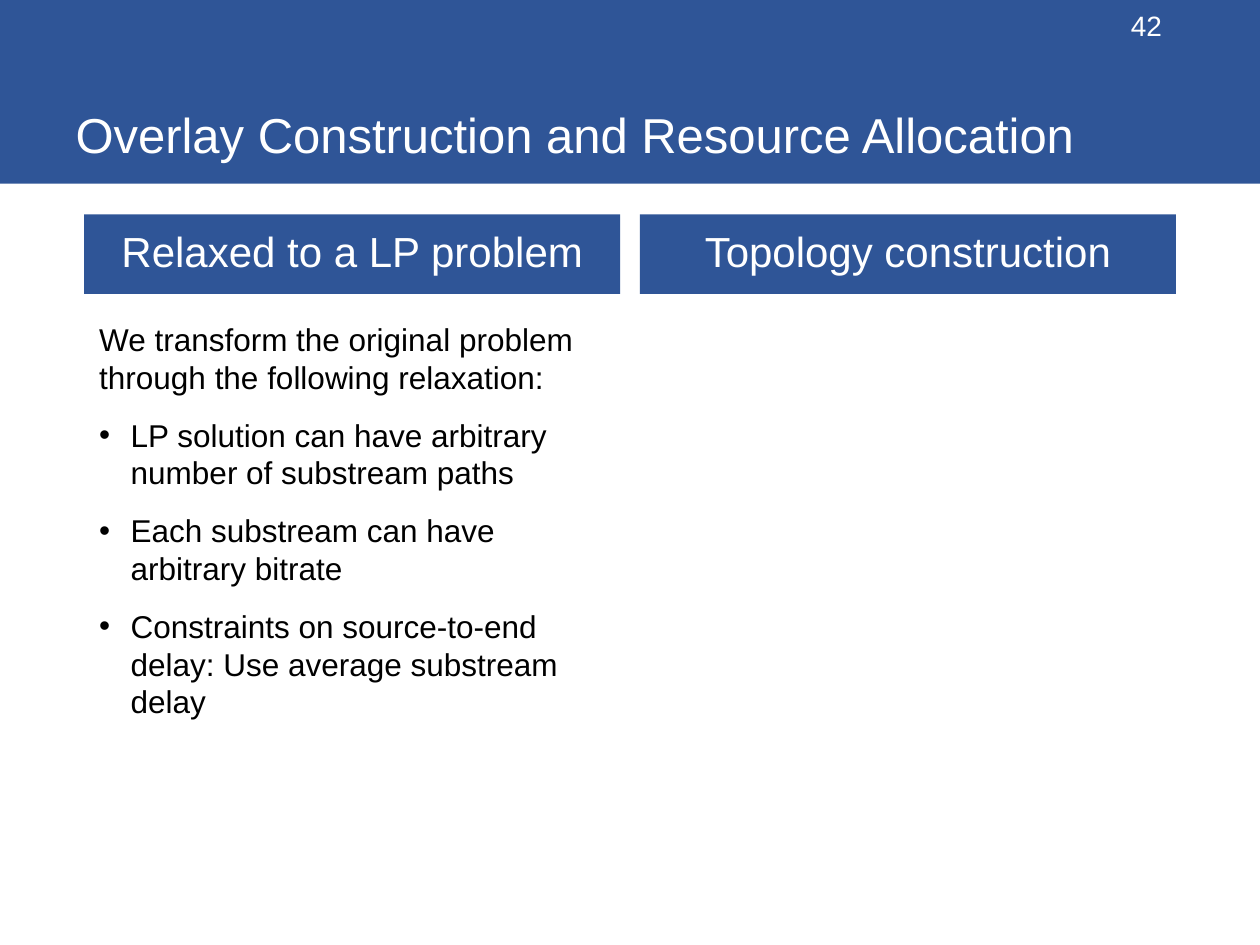
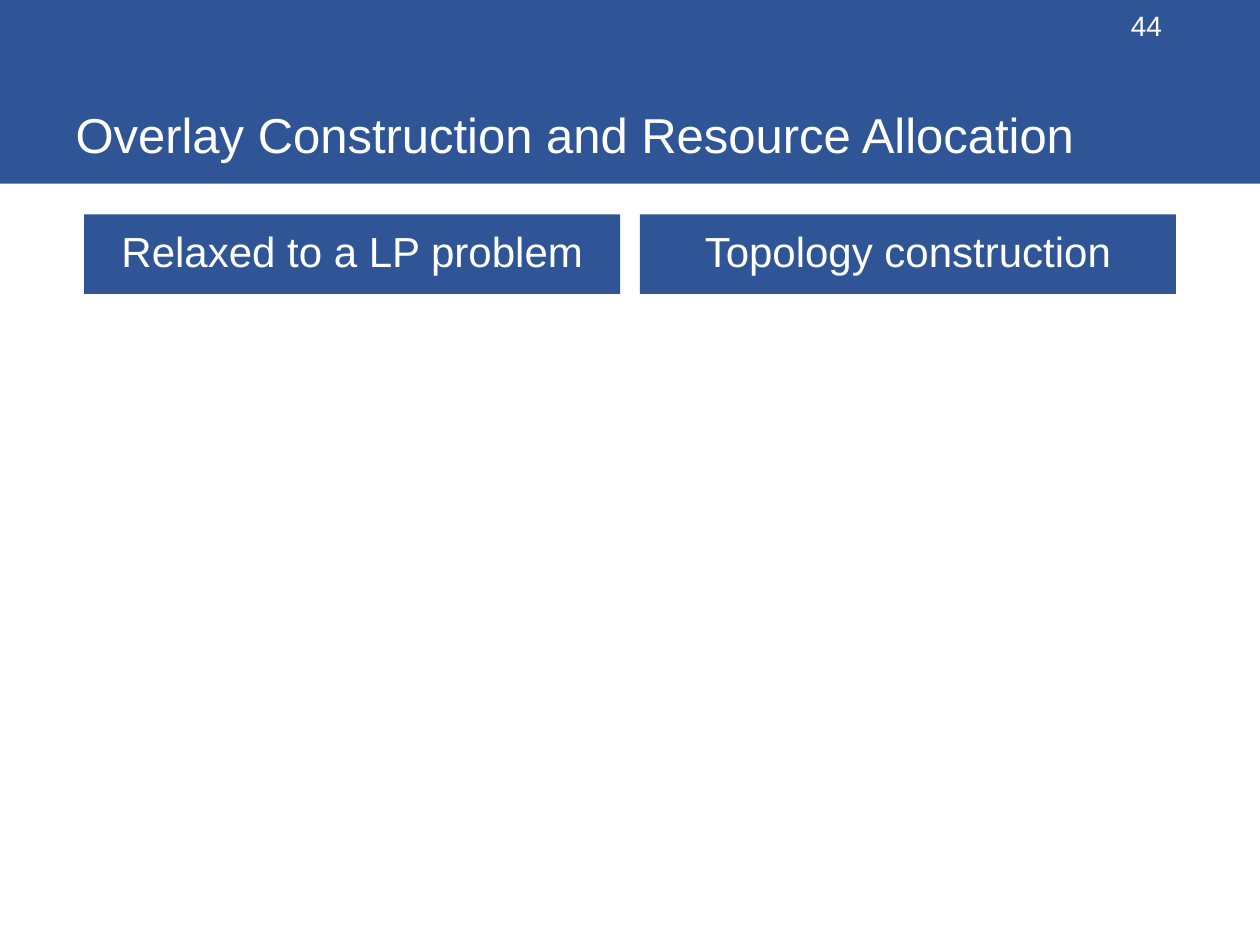
Before and after one commit to changzhangyu/changzhangyu.github.io, a slide deck: slide 44 of files/thesis/thesis.pptx (slide 42 before the commit). Drawn at 1260x945 pixels with LibreOffice and Linux fonts; fonts in the diff are those of the drawing; grey boxes stand for pictures. Boxes give left, top, right and bottom in pixels: in the first picture for what was removed or moved away, otherwise in the second. Text is boxed around its words. In the diff, an @@ line names an element or a change of style, - is before the commit and + after.

```diff
--- a/files/thesis/thesis.pptx
+++ b/files/thesis/thesis.pptx
@@ page number at [1131,16,1162,36]: text changed @@
-42
+44
@@ text removed at [99,328,573,719] @@
-We transform the original problem through the following relaxation:
-• LP solution can have arbitrary number of substream paths
-• Each substream can have arbitrary bitrate
-• Constraints on source-to-end delay: Use average substream delay
```
Also in this commit, not shown: 29 other slides changed, 7 slides added, 1 slide removed, 1 other file.
